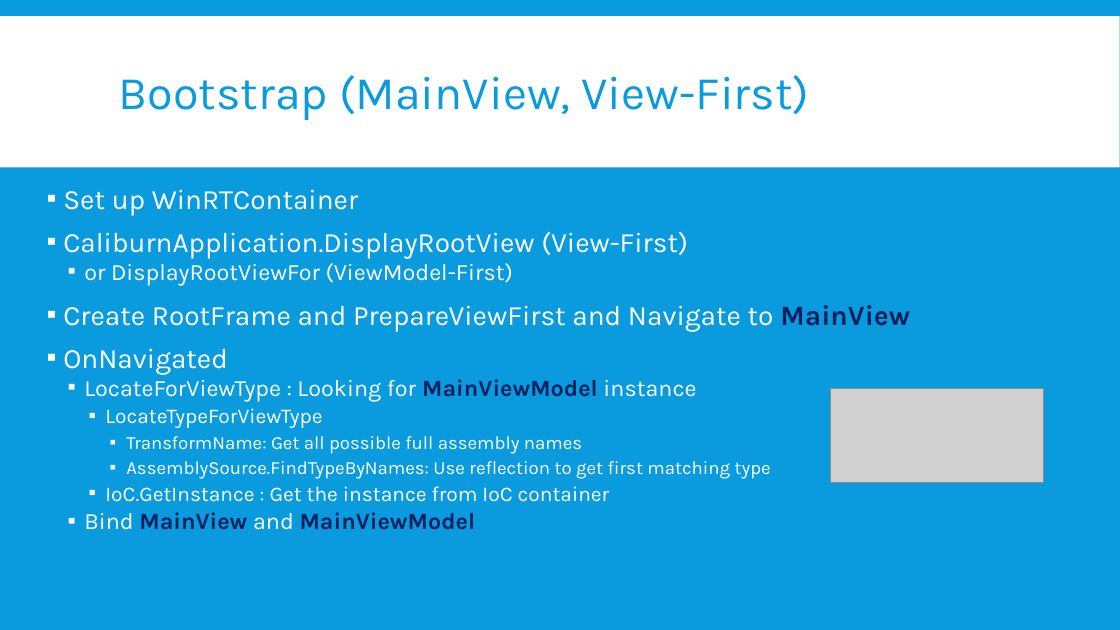
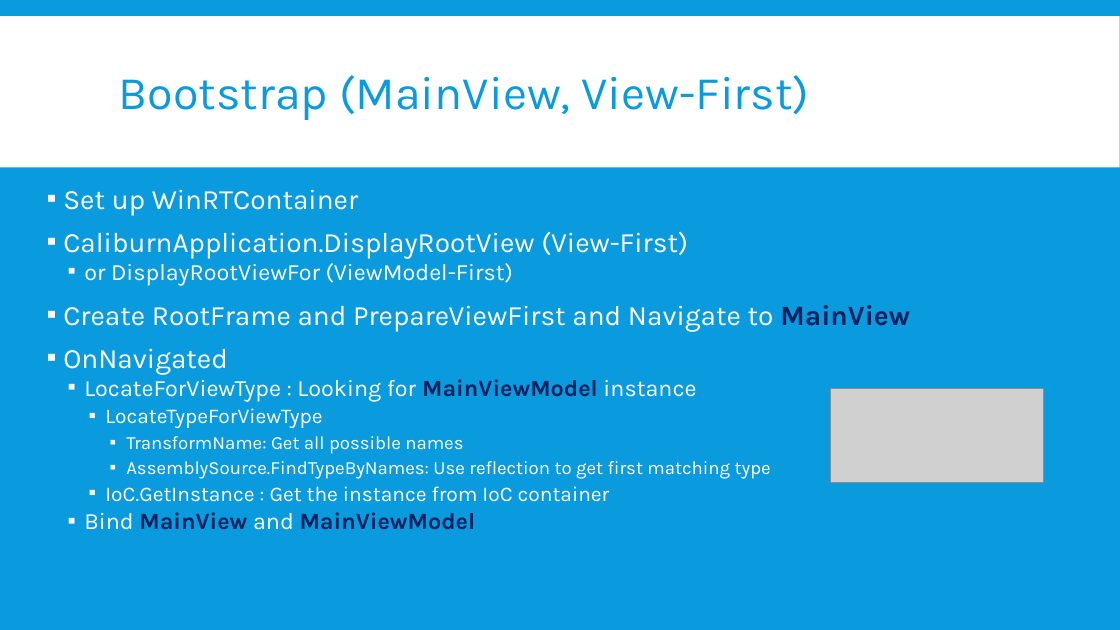
Before and after one commit to kimsk/NashDotNet, a slide deck: slide 12 of WinRT and Caliburn.Micro.pptx. Drawn at 1120x630 pixels with LibreOffice and Linux fonts; fonts in the diff are those of the drawing; grey boxes stand for pictures; background and template pictures are left out. Boxes give left, top, right and bottom in pixels: in the first picture for what was removed or moved away, otherwise in the second. Text is boxed around its words. In the diff, an @@ line names an element or a change of style, - is before the commit and + after.

```diff
--- a/WinRT and Caliburn.Micro.pptx
+++ b/WinRT and Caliburn.Micro.pptx
@@ text at (x1=126, y1=436, x2=463, y2=454): text changed @@
-      ▪ TransformName: Get all possible full assembly names
+      ▪ TransformName: Get all possible names
```
Also in this commit, not shown: 6 other slides changed.
